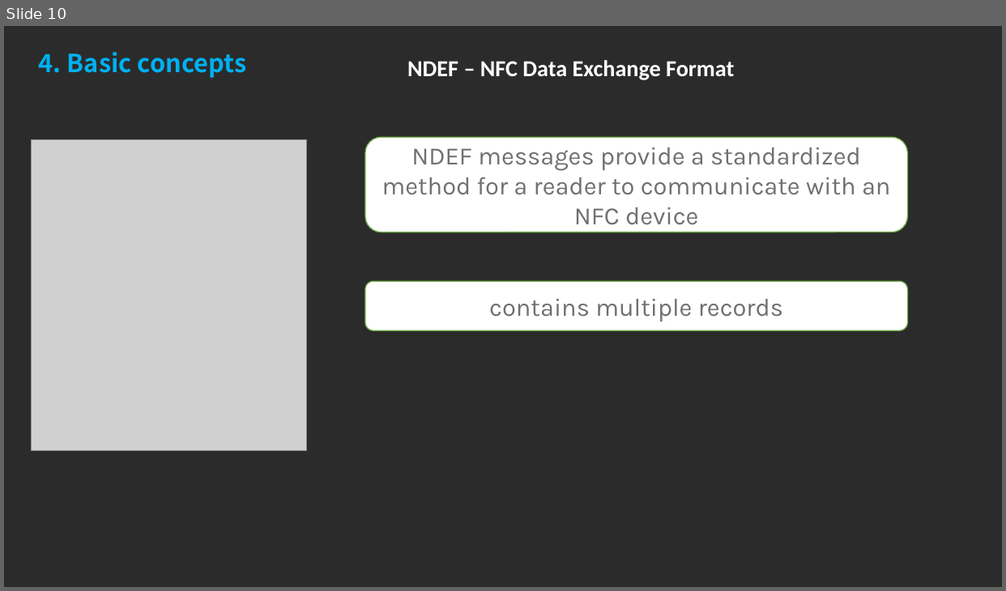
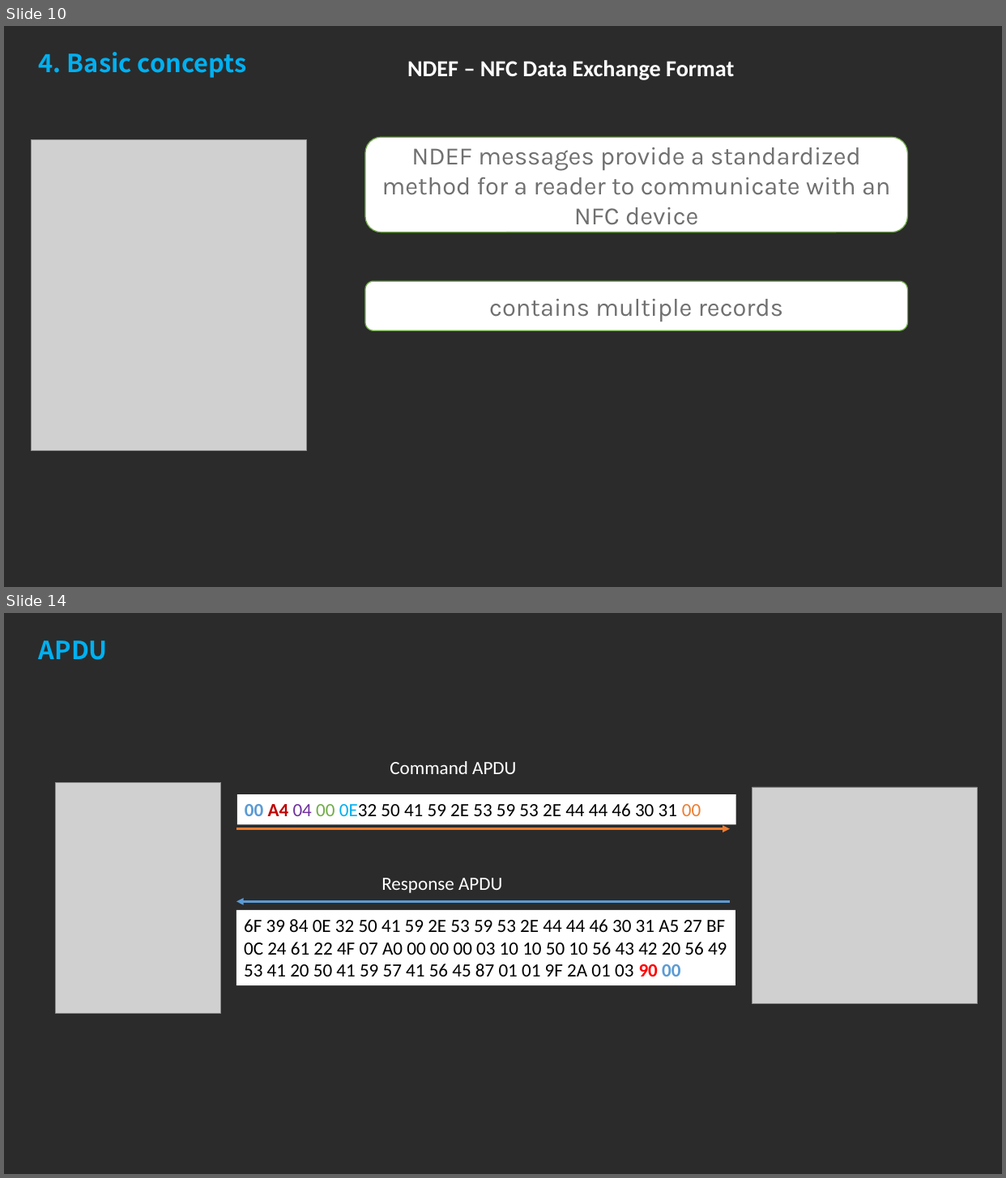
Before and after one commit to Tan2NT/nfc_workshop, a slide deck: NFC Technology workshop.pptx. Shown one above the other, each under a label of ours: slide 10 before the commit, slides 10 and 14 after it; the slides between them are not shown. The pictures are 1006x591 and 1006x1178 pixels, drawn with LibreOffice and Linux fonts; fonts in the diff are those of the drawing; grey boxes stand for pictures; background and template pictures are left out; a plain dark background stands for a picture behind light text. Boxes give left, top, right and bottom in pixels: in the first picture for what was removed or moved away, otherwise in the second. Text is boxed around its words. In the diff, an @@ line names an element or a change of style, - is before the commit and + after.

```diff
--- a/NFC Technology workshop.pptx
+++ b/NFC Technology workshop.pptx
@@ slide 14 added at bbox=[4, 613, 1002, 1174], background picture (left out) @@
@@ text added at bbox=[39, 641, 108, 660], 24 pt, text #00B0F0, bold @@
+APDU
@@ picture added at bbox=[55, 782, 221, 1013] @@
@@ text added at bbox=[390, 761, 516, 774], 18 pt, text #FFFFFF @@
+Command APDU
@@ rectangle added at bbox=[236, 795, 736, 825], fill #FFFFFF, 18 pt, text #000000 @@
+00 A4 04 00 0E32 50 41 59 2E 53 59 53 2E 44 44 46 30 31 00
@@ picture added at bbox=[752, 787, 978, 1004] @@
@@ arrow added from (236, 829) to (731, 829), #ED7D31 2.25 pt @@
@@ text added at bbox=[381, 878, 502, 893], 18 pt, text #FFFFFF @@
+Response APDU
@@ arrow added from (731, 902) to (236, 902), #5B9BD5 2.25 pt @@
@@ rectangle added at bbox=[236, 910, 736, 986], fill #FFFFFF, 18 pt, text #000000 @@
+6F 39 84 0E 32 50 41 59 2E 53 59 53 2E 44 44 46 30 31 A5 27 BF 0C 24 61 22 4F 07 A0 00 00 00 03 10 10 50 10 56 43 42 20 56 49 53 41 20 50 41 59 57 41 56 45 87 01 01 9F 2A 01 03 90 00
```
Also in this commit, not shown: 3 slides changed, 11 other slides added, 14 slides removed.
